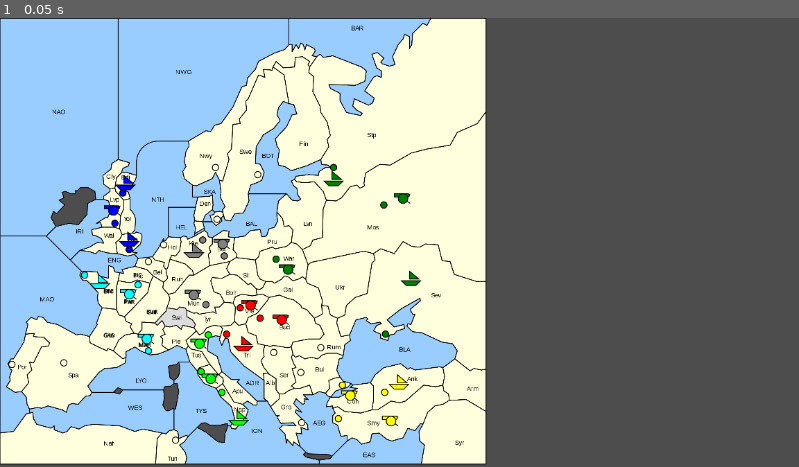
Above: before the commit, frame 1.
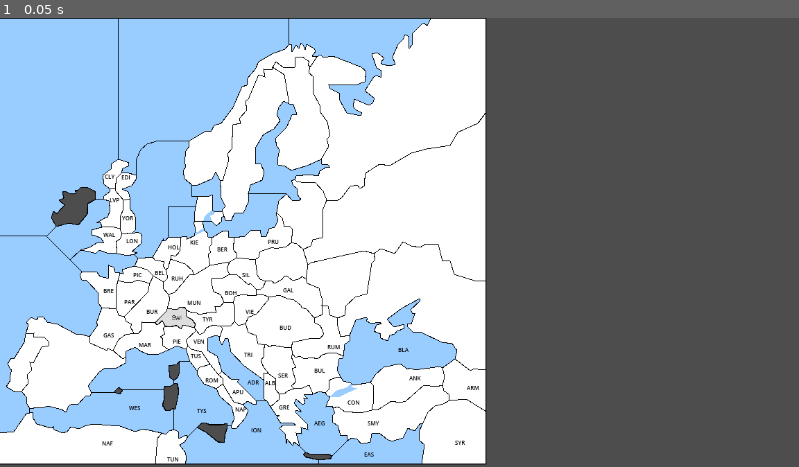
Above: after the commit, the same moment.

Repository: TheDivexz/diplomacy-with-multiversal-time-travel
Game: Godot game, scene res://board.tscn
Same seed, same stepped clock (60 frames per second), same inputs: the game is played once before the commit and once after it.
Inputs:
- Up to frame 1 (0.05 s): no input

The runs differ from the first frame. In frame 1, 34% of the frame differs, in the area x 0-61%, y 0-100%.

Commit message:
labels

Diff:
--- a/board.tscn
+++ b/board.tscn
@@ -13,7 +13,6 @@
 texture = ExtResource("1_nnb7m")
 
 [node name="Provinces" type="Node2D" parent="."]
-visible = false
 
 [node name="BRE" type="Polygon2D" parent="Provinces"]
 polygon = PackedVector2Array(147, 418, 168, 420, 168, 388, 173, 368, 166, 367, 164, 360, 157, 357, 157, 376, 144, 373, 140, 367, 118, 366, 115, 371, 118, 378, 125, 379, 142, 397, 141, 404, 142, 412)
@@ -431,6 +430,7 @@
 offset_bottom = 40.0
 
 [node name="BRE" type="Label" parent="Control"]
+layout_mode = 0
 offset_left = 149.0
 offset_top = 388.0
 offset_right = 183.0
@@ -440,6 +440,7 @@
 text = "BRE"
 
 [node name="PIC" type="Label" parent="Control"]
+layout_mode = 0
 offset_left = 192.0
 offset_top = 365.0
 offset_right = 226.0
@@ -449,6 +450,7 @@
 text = "PIC"
 
 [node name="PAR" type="Label" parent="Control"]
+layout_mode = 0
 offset_left = 179.0
 offset_top = 404.0
 offset_right = 213.0
@@ -458,6 +460,7 @@
 text = "PAR"
 
 [node name="GAS" type="Label" parent="Control"]
+layout_mode = 0
 offset_left = 149.0
 offset_top = 452.0
 offset_right = 183.0
@@ -467,6 +470,7 @@
 text = "GAS"
 
 [node name="MAR" type="Label" parent="Control"]
+layout_mode = 0
 offset_left = 200.0
 offset_top = 466.0
 offset_right = 234.0
@@ -476,6 +480,7 @@
 text = "MAR"
 
 [node name="BUR" type="Label" parent="Control"]
+layout_mode = 0
 offset_left = 211.0
 offset_top = 418.0
 offset_right = 245.0
@@ -483,3 +488,415 @@
 theme_override_colors/font_color = Color(0, 0, 0, 1)
 theme_override_font_sizes/font_size = 8
 text = "BUR"
+
+[node name="BEL" type="Label" parent="Control"]
+offset_left = 223.0
+offset_top = 362.0
+offset_right = 257.0
+offset_bottom = 385.0
+theme_override_colors/font_color = Color(0, 0, 0, 1)
+theme_override_font_sizes/font_size = 8
+text = "BEL"
+
+[node name="HOL" type="Label" parent="Control"]
+offset_left = 242.0
+offset_top = 325.0
+offset_right = 276.0
+offset_bottom = 348.0
+theme_override_colors/font_color = Color(0, 0, 0, 1)
+theme_override_font_sizes/font_size = 8
+text = "HOL
+"
+
+[node name="LON" type="Label" parent="Control"]
+offset_left = 182.0
+offset_top = 316.0
+offset_right = 216.0
+offset_bottom = 339.0
+theme_override_colors/font_color = Color(0, 0, 0, 1)
+theme_override_font_sizes/font_size = 8
+text = "LON"
+
+[node name="WAL" type="Label" parent="Control"]
+offset_left = 149.0
+offset_top = 307.0
+offset_right = 183.0
+offset_bottom = 330.0
+theme_override_colors/font_color = Color(0, 0, 0, 1)
+theme_override_font_sizes/font_size = 8
+text = "WAL"
+
+[node name="YOR" type="Label" parent="Control"]
+offset_left = 176.0
+offset_top = 283.0
+offset_right = 210.0
+offset_bottom = 306.0
+theme_override_colors/font_color = Color(0, 0, 0, 1)
+theme_override_font_sizes/font_size = 8
+text = "YOR"
+
+[node name="LVP" type="Label" parent="Control"]
+offset_left = 158.0
+offset_top = 257.0
+offset_right = 192.0
+offset_bottom = 280.0
+theme_override_colors/font_color = Color(0, 0, 0, 1)
+theme_override_font_sizes/font_size = 8
+text = "LVP
+"
+
+[node name="EDI" type="Label" parent="Control"]
+offset_left = 175.0
+offset_top = 224.0
+offset_right = 209.0
+offset_bottom = 247.0
+theme_override_colors/font_color = Color(0, 0, 0, 1)
+theme_override_font_sizes/font_size = 8
+text = "EDI"
+
+[node name="CLY" type="Label" parent="Control"]
+offset_left = 151.0
+offset_top = 223.0
+offset_right = 185.0
+offset_bottom = 246.0
+theme_override_colors/font_color = Color(0, 0, 0, 1)
+theme_override_font_sizes/font_size = 8
+text = "CLY"
+
+[node name="RUH" type="Label" parent="Control"]
+offset_left = 247.0
+offset_top = 370.0
+offset_right = 281.0
+offset_bottom = 393.0
+theme_override_colors/font_color = Color(0, 0, 0, 1)
+theme_override_font_sizes/font_size = 8
+text = "RUH
+"
+
+[node name="MUN" type="Label" parent="Control"]
+offset_left = 270.0
+offset_top = 405.0
+offset_right = 304.0
+offset_bottom = 428.0
+theme_override_colors/font_color = Color(0, 0, 0, 1)
+theme_override_font_sizes/font_size = 8
+text = "MUN
+"
+
+[node name="KIE" type="Label" parent="Control"]
+offset_left = 274.0
+offset_top = 318.0
+offset_right = 308.0
+offset_bottom = 341.0
+theme_override_colors/font_color = Color(0, 0, 0, 1)
+theme_override_font_sizes/font_size = 8
+text = "KIE
+"
+
+[node name="BER" type="Label" parent="Control"]
+offset_left = 313.0
+offset_top = 328.0
+offset_right = 347.0
+offset_bottom = 351.0
+theme_override_colors/font_color = Color(0, 0, 0, 1)
+theme_override_font_sizes/font_size = 8
+text = "BER"
+
+[node name="PRU" type="Label" parent="Control"]
+offset_left = 386.0
+offset_top = 317.0
+offset_right = 420.0
+offset_bottom = 340.0
+theme_override_colors/font_color = Color(0, 0, 0, 1)
+theme_override_font_sizes/font_size = 8
+text = "PRU
+"
+
+[node name="SIL" type="Label" parent="Control"]
+offset_left = 349.0
+offset_top = 365.0
+offset_right = 383.0
+offset_bottom = 388.0
+theme_override_colors/font_color = Color(0, 0, 0, 1)
+theme_override_font_sizes/font_size = 8
+text = "SIL
+"
+
+[node name="TYR" type="Label" parent="Control"]
+offset_left = 292.0
+offset_top = 429.0
+offset_right = 326.0
+offset_bottom = 452.0
+theme_override_colors/font_color = Color(0, 0, 0, 1)
+theme_override_font_sizes/font_size = 8
+text = "TYR"
+
+[node name="BOH" type="Label" parent="Control"]
+offset_left = 324.0
+offset_top = 391.0
+offset_right = 358.0
+offset_bottom = 414.0
+theme_override_colors/font_color = Color(0, 0, 0, 1)
+theme_override_font_sizes/font_size = 8
+text = "BOH"
+
+[node name="GAL" type="Label" parent="Control"]
+offset_left = 408.0
+offset_top = 387.0
+offset_right = 442.0
+offset_bottom = 410.0
+theme_override_colors/font_color = Color(0, 0, 0, 1)
+theme_override_font_sizes/font_size = 8
+text = "GAL"
+
+[node name="VIE" type="Label" parent="Control"]
+offset_left = 354.0
+offset_top = 418.0
+offset_right = 388.0
+offset_bottom = 441.0
+theme_override_colors/font_color = Color(0, 0, 0, 1)
+theme_override_font_sizes/font_size = 8
+text = "VIE"
+
+[node name="TRI" type="Label" parent="Control"]
+offset_left = 352.0
+offset_top = 480.0
+offset_right = 386.0
+offset_bottom = 503.0
+theme_override_colors/font_color = Color(0, 0, 0, 1)
+theme_override_font_sizes/font_size = 8
+text = "TRI"
+
+[node name="BUD" type="Label" parent="Control"]
+offset_left = 403.0
+offset_top = 441.0
+offset_right = 437.0
+offset_bottom = 464.0
+theme_override_colors/font_color = Color(0, 0, 0, 1)
+theme_override_font_sizes/font_size = 8
+text = "BUD"
+
+[node name="RUM" type="Label" parent="Control"]
+offset_left = 472.0
+offset_top = 469.0
+offset_right = 506.0
+offset_bottom = 492.0
+theme_override_colors/font_color = Color(0, 0, 0, 1)
+theme_override_font_sizes/font_size = 8
+text = "RUM"
+
+[node name="BUL" type="Label" parent="Control"]
+offset_left = 453.0
+offset_top = 503.0
+offset_right = 487.0
+offset_bottom = 526.0
+theme_override_colors/font_color = Color(0, 0, 0, 1)
+theme_override_font_sizes/font_size = 8
+text = "BUL"
+
+[node name="SER" type="Label" parent="Control"]
+offset_left = 401.0
+offset_top = 510.0
+offset_right = 435.0
+offset_bottom = 533.0
+theme_override_colors/font_color = Color(0, 0, 0, 1)
+theme_override_font_sizes/font_size = 8
+text = "SER"
+
+[node name="ALB" type="Label" parent="Control"]
+offset_left = 382.0
+offset_top = 521.0
+offset_right = 416.0
+offset_bottom = 544.0
+theme_override_colors/font_color = Color(0, 0, 0, 1)
+theme_override_font_sizes/font_size = 8
+text = "ALB"
+
+[node name="GRE" type="Label" parent="Control"]
+offset_left = 402.0
+offset_top = 556.0
+offset_right = 436.0
+offset_bottom = 579.0
+theme_override_colors/font_color = Color(0, 0, 0, 1)
+theme_override_font_sizes/font_size = 8
+text = "GRE"
+
+[node name="CON" type="Label" parent="Control"]
+offset_left = 501.0
+offset_top = 549.0
+offset_right = 535.0
+offset_bottom = 572.0
+theme_override_colors/font_color = Color(0, 0, 0, 1)
+theme_override_font_sizes/font_size = 8
+text = "CON"
+
+[node name="BLA" type="Label" parent="Control"]
+offset_left = 574.0
+offset_top = 473.0
+offset_right = 608.0
+offset_bottom = 496.0
+theme_override_colors/font_color = Color(0, 0, 0, 1)
+theme_override_font_sizes/font_size = 8
+text = "BLA"
+
+[node name="ANK" type="Label" parent="Control"]
+offset_left = 590.0
+offset_top = 514.0
+offset_right = 624.0
+offset_bottom = 537.0
+theme_override_colors/font_color = Color(0, 0, 0, 1)
+theme_override_font_sizes/font_size = 8
+text = "ANK"
+
+[node name="ARM" type="Label" parent="Control"]
+offset_left = 673.0
+offset_top = 528.0
+offset_right = 707.0
+offset_bottom = 551.0
+theme_override_colors/font_color = Color(0, 0, 0, 1)
+theme_override_font_sizes/font_size = 8
+text = "ARM"
+
+[node name="SYR" type="Label" parent="Control"]
+offset_left = 656.0
+offset_top = 607.0
+offset_right = 690.0
+offset_bottom = 630.0
+theme_override_colors/font_color = Color(0, 0, 0, 1)
+theme_override_font_sizes/font_size = 8
+text = "SYR"
+
+[node name="SMY" type="Label" parent="Control"]
+offset_left = 530.0
+offset_top = 579.0
+offset_right = 564.0
+offset_bottom = 602.0
+theme_override_colors/font_color = Color(0, 0, 0, 1)
+theme_override_font_sizes/font_size = 8
+text = "SMY"
+
+[node name="EAS" type="Label" parent="Control"]
+offset_left = 525.0
+offset_top = 624.0
+offset_right = 559.0
+offset_bottom = 647.0
+theme_override_colors/font_color = Color(0, 0, 0, 1)
+theme_override_font_sizes/font_size = 8
+text = "EAS"
+
+[node name="AEG" type="Label" parent="Control"]
+offset_left = 453.0
+offset_top = 579.0
+offset_right = 487.0
+offset_bottom = 602.0
+theme_override_colors/font_color = Color(0, 0, 0, 1)
+theme_override_font_sizes/font_size = 8
+text = "AEG"
+
+[node name="ION" type="Label" parent="Control"]
+offset_left = 362.0
+offset_top = 589.0
+offset_right = 396.0
+offset_bottom = 612.0
+theme_override_colors/font_color = Color(0, 0, 0, 1)
+theme_override_font_sizes/font_size = 8
+text = "ION"
+
+[node name="ADR" type="Label" parent="Control"]
+offset_left = 357.0
+offset_top = 520.0
+offset_right = 391.0
+offset_bottom = 543.0
+theme_override_colors/font_color = Color(0, 0, 0, 1)
+theme_override_font_sizes/font_size = 8
+text = "ADR"
+
+[node name="VEN" type="Label" parent="Control"]
+offset_left = 279.0
+offset_top = 461.0
+offset_right = 313.0
+offset_bottom = 484.0
+theme_override_colors/font_color = Color(0, 0, 0, 1)
+theme_override_font_sizes/font_size = 8
+text = "VEN"
+
+[node name="PIE" type="Label" parent="Control"]
+offset_left = 249.0
+offset_top = 461.0
+offset_right = 283.0
+offset_bottom = 484.0
+theme_override_colors/font_color = Color(0, 0, 0, 1)
+theme_override_font_sizes/font_size = 8
+text = "PIE"
+
+[node name="TUS" type="Label" parent="Control"]
+offset_left = 275.0
+offset_top = 482.0
+offset_right = 309.0
+offset_bottom = 505.0
+theme_override_colors/font_color = Color(0, 0, 0, 1)
+theme_override_font_sizes/font_size = 8
+text = "TUS"
+
+[node name="ROM" type="Label" parent="Control"]
+offset_left = 296.0
+offset_top = 517.0
+offset_right = 330.0
+offset_bottom = 540.0
+theme_override_colors/font_color = Color(0, 0, 0, 1)
+theme_override_font_sizes/font_size = 8
+text = "ROM"
+
+[node name="APU" type="Label" parent="Control"]
+offset_left = 335.0
+offset_top = 534.0
+offset_right = 369.0
+offset_bottom = 557.0
+theme_override_colors/font_color = Color(0, 0, 0, 1)
+theme_override_font_sizes/font_size = 8
+text = "APU"
+
+[node name="NAP" type="Label" parent="Control"]
+offset_left = 339.0
+offset_top = 559.0
+offset_right = 373.0
+offset_bottom = 582.0
+theme_override_colors/font_color = Color(0, 0, 0, 1)
+theme_override_font_sizes/font_size = 8
+text = "NAP"
+
+[node name="TYS" type="Label" parent="Control"]
+offset_left = 284.0
+offset_top = 561.0
+offset_right = 318.0
+offset_bottom = 584.0
+theme_override_colors/font_color = Color(0, 0, 0, 1)
+theme_override_font_sizes/font_size = 8
+text = "TYS"
+
+[node name="TUN" type="Label" parent="Control"]
+offset_left = 241.0
+offset_top = 631.0
+offset_right = 275.0
+offset_bottom = 654.0
+theme_override_colors/font_color = Color(0, 0, 0, 1)
+theme_override_font_sizes/font_size = 8
+text = "TUN"
+
+[node name="NAF" type="Label" parent="Control"]
+offset_left = 147.0
+offset_top = 608.0
+offset_right = 181.0
+offset_bottom = 631.0
+theme_override_colors/font_color = Color(0, 0, 0, 1)
+theme_override_font_sizes/font_size = 8
+text = "NAF"
+
+[node name="WES" type="Label" parent="Control"]
+offset_left = 186.0
+offset_top = 557.0
+offset_right = 220.0
+offset_bottom = 580.0
+theme_override_colors/font_color = Color(0, 0, 0, 1)
+theme_override_font_sizes/font_size = 8
+text = "WES"
